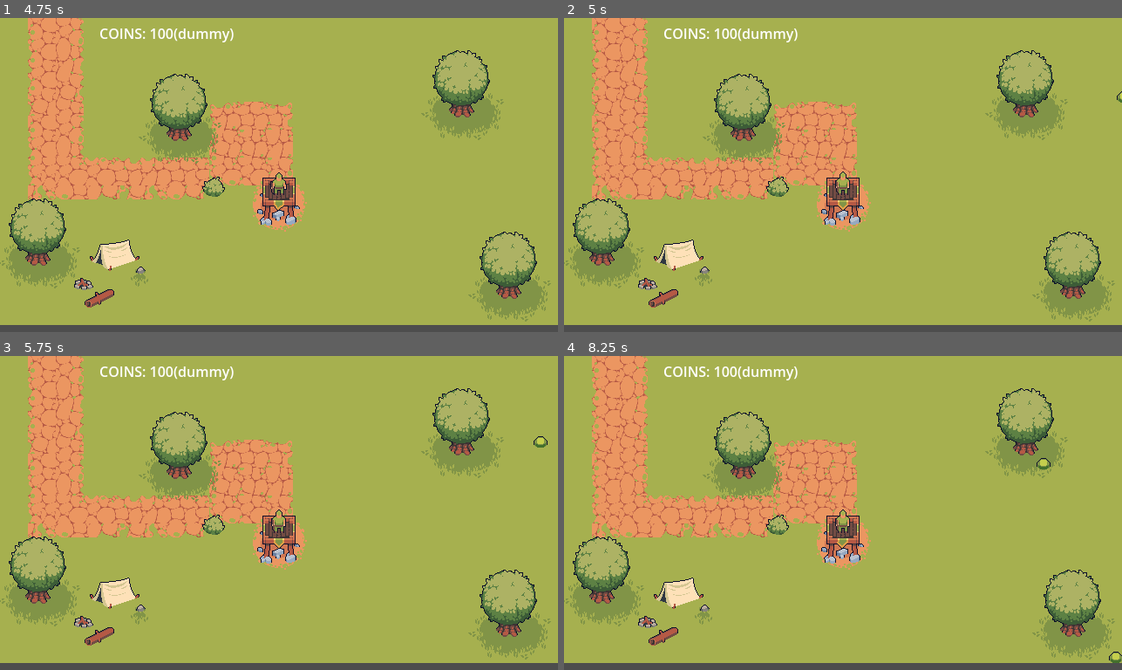
Above: before the commit, frames 1-4 (two rows, left to right).
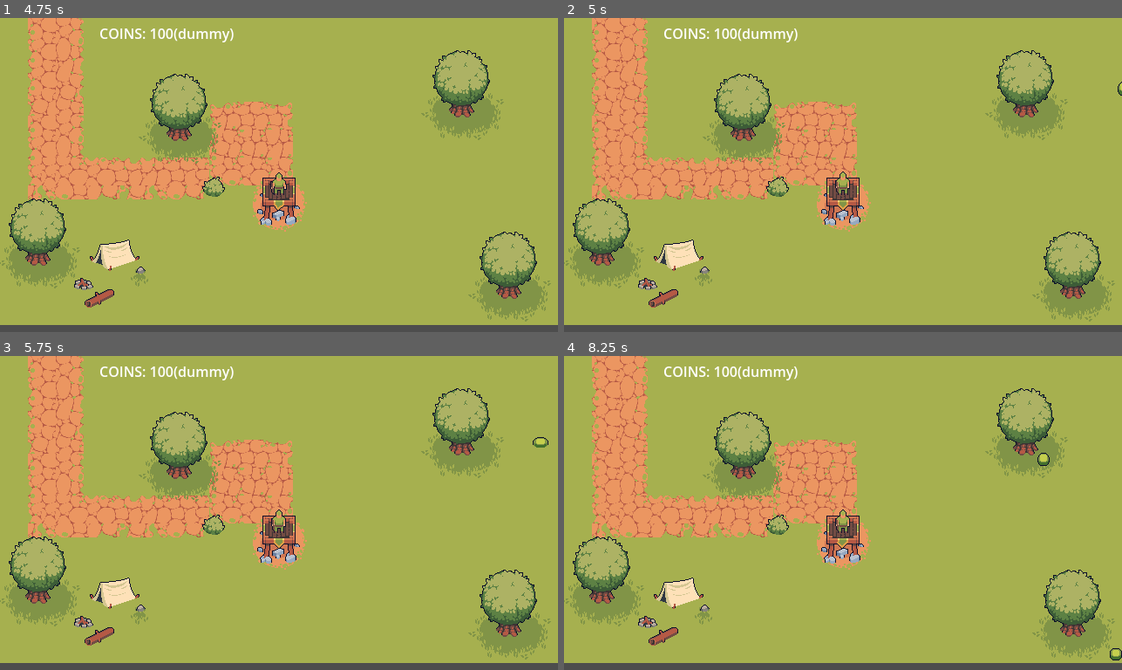
Above: after the commit, the same moments.

Repository: ButbkaDrug/easter_jam_with_ales
Game: Godot game, scene res://dev_main.tscn
Two runs of this game, one before a commit and one after it. Both use one fixed random seed, a clock stepped at 60 frames per second and the inputs below.
Inputs:
- Up to frame 1 (4.75 s): tap Enter at 3.5 s
- Up to frame 2 (5 s): no input
- Up to frame 3 (5.75 s): no input
- Up to frame 4 (8.25 s): no input

Frame 1 is identical in both runs. In frame 2, less than 0.1% of the frame differs, in the area x 99-100%, y 20-27%; in frame 3, less than 0.1%; in frame 4, 0.2%, in the area x 84-100%, y 30-98%.

Commit message:
slime changes

Diff:
--- a/scenes/enemies/slime/slime.gd
+++ b/scenes/enemies/slime/slime.gd
@@ -10,8 +10,11 @@
 @onready var _animated_sprite_2d: AnimatedSprite2D = $AnimatedSprite2D
 @onready var _collision_shape_2d: CollisionShape2D = $CollisionShape2D
 
+func _ready():
+	_animated_sprite_2d.play("vertical_walk")
+
 # Called every frame. 'delta' is the elapsed time since the previous frame.
-func _process(delta: float) -> void:
+func _physics_process(delta: float) -> void:
 
 	direction = position.direction_to(target)
 	velocity = direction * speed * delta
@@ -21,3 +24,8 @@
 	if is_collision:
 		if is_collision.get_collider().name == "Player":
 			speed = 0
+			hp = 0
+
+func _process(delta: float) -> void:
+	if hp <= 0:
+		_animated_sprite_2d.play("death")
--- a/scenes/enemies/slime/slime.tscn
+++ b/scenes/enemies/slime/slime.tscn
@@ -183,7 +183,7 @@
 "duration": 1.0,
 "texture": SubResource("AtlasTexture_onn8h")
 }],
-"loop": true,
+"loop": false,
 "name": &"death",
 "speed": 5.0
 }, {
@@ -248,6 +248,7 @@
 script = ExtResource("1_5gf84")
 
 [node name="AnimatedSprite2D" type="AnimatedSprite2D" parent="." unique_id=1657207542]
+y_sort_enabled = true
 sprite_frames = SubResource("SpriteFrames_gilck")
 animation = &"death"
 frame_progress = 0.5906307
